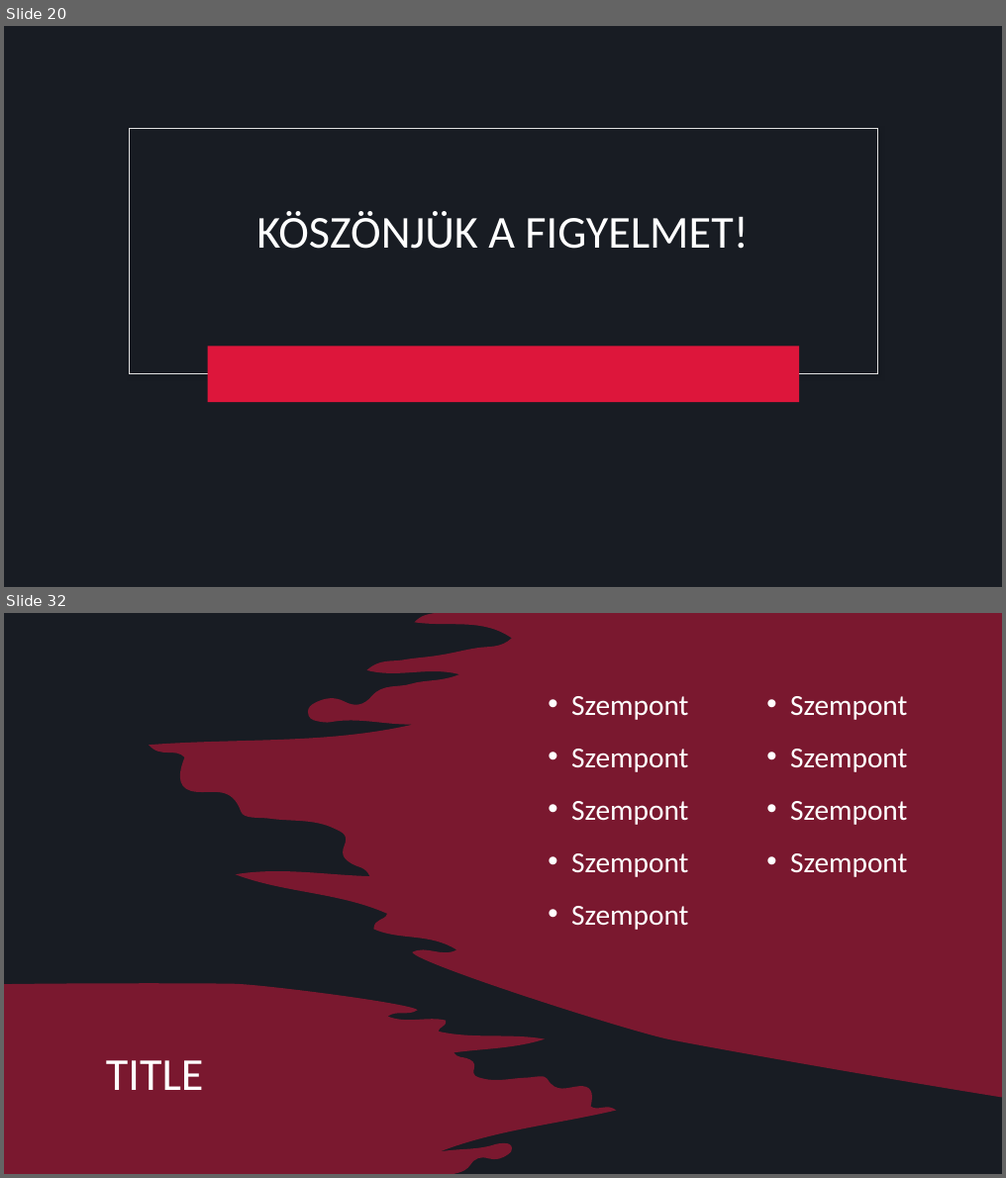
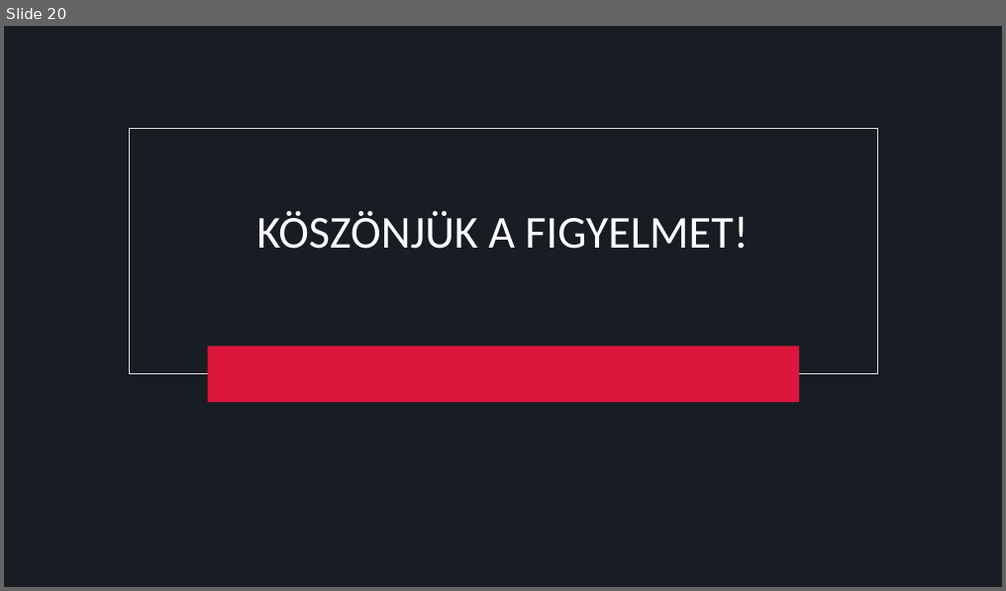
Before and after one commit to ketonBever0/Trefort_Esport, a slide deck: E-sport_portal.pptx. Shown one above the other, each under a label of ours: slides 20 and 32 before the commit, slide 20 after it; the slides between them are not shown. The pictures are 1006x1178 and 1006x591 pixels, drawn with LibreOffice and Linux fonts; fonts in the diff are those of the drawing. Boxes give left, top, right and bottom in pixels: in the first picture for what was removed or moved away, otherwise in the second. Text is boxed around its words. In the diff, an @@ line names an element or a change of style, - is before the commit and + after.

```diff
--- a/E-sport_portal.pptx
+++ b/E-sport_portal.pptx
@@ slide 32 removed at <box>4,613,1002,1174</box>, background #181C23 @@
@@ freeform shape removed at <box>149,613,1002,1097</box> @@
@@ text removed at <box>571,696,907,930</box> @@
-• Szempont
-• Szempont
-• Szempont
-• Szempont
-• Szempont
-• Szempont
-• Szempont
-• Szempont
-• Szempont
@@ freeform shape removed at <box>4,891,622,1174</box> @@
@@ title removed at <box>106,1060,204,1090</box> @@
-TITLE
```
Also in this commit, not shown: 15 other slides removed.
